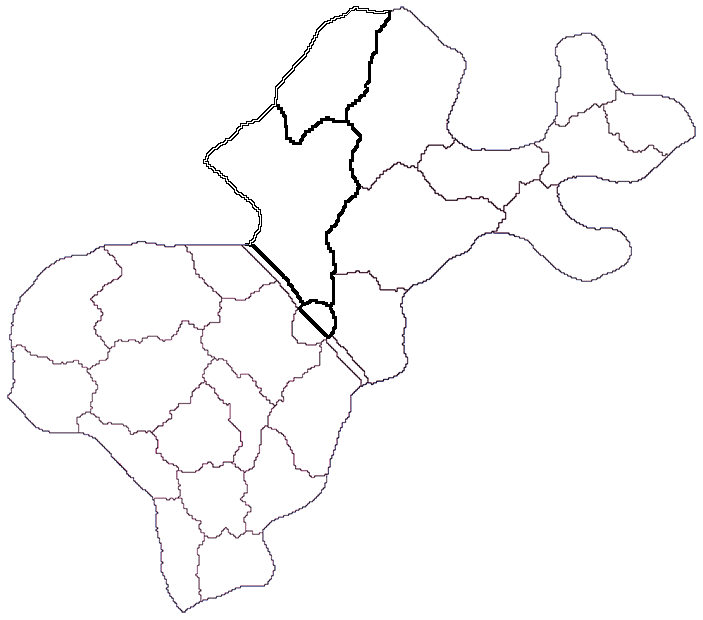
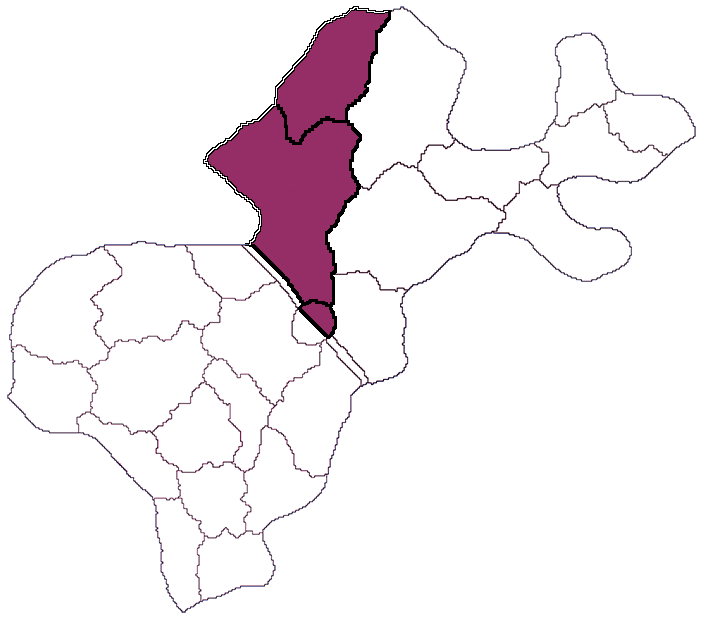
Layer changes from the first 703 x 620 image to the second:
showed "301" over [208,107,359,304]
showed "627" over [302,302,334,335]
showed "284" over [277,10,388,142]
